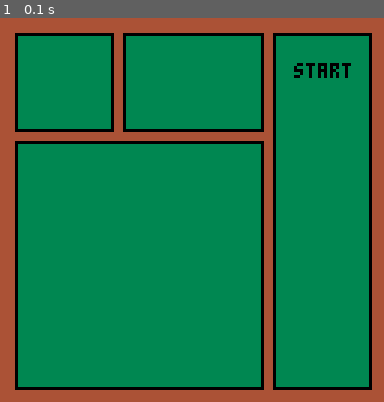
Above: before the commit, frame 1.
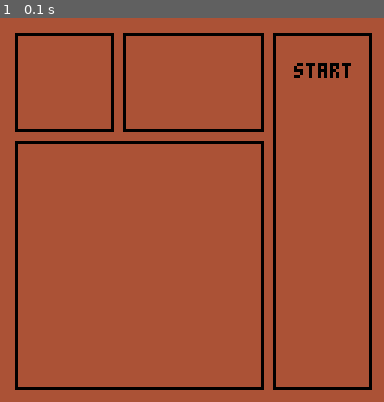
Above: after the commit, the same moment.

Repository: appellatebaton0/siege-6
Game: PICO-8 cartridge siege6.p8
Two runs of this game, one before a commit and one after it. Both use one fixed random seed, a clock stepped at 60 frames per second and the inputs below.
Inputs:
- Up to frame 1 (0.1 s): no input

The runs differ from the first frame. In frame 1, 76% of the frame differs, in the area x 4-97%, y 4-97%.

Commit message:
v0.3 - Panes
Turned each box of the layout into its own object to draw its own box.

Diff:
--- a/siege6.lua
+++ b/siege6.lua
@@ -1,29 +1,46 @@
+-- Drawing Game for Siege 6
+-- Baton0
+
+hint_pane = {
+    x=5, y=5, sx=32, sy=32,
+
+    _draw=function(this)
+        rect(this.x, this.y, this.x + this.sx, this.y + this.sy, 0)
+    end
+}
+game_pane = {
+    x=5, y=41, sx=82, sy=82,
+
+    _draw=function(this)
+        rect(this.x, this.y, this.x + this.sx, this.y + this.sy, 0)
+    end
+}
+direct_pane = {
+    x=41, y=5, sx=46, sy=32,
+
+    _draw=function(this)
+        rect(this.x, this.y, this.x + this.sx, this.y + this.sy, 0)
+    end
+}
+option_pane = {
+    x=91, y=5, sx=32, sy=118,
+
+    _draw=function(this)
+        rect(this.x, this.y, this.x + this.sx, this.y + this.sy, 0)
+    end
+}
 
 o = 3
 
 function _draw()
     cls(4)
 
-
-    canvas_size = 10
-
-    ox = 5 oy = 5 m = o
-    rectfill(ox,oy, 2 + (m * canvas_size) + ox, 2 + (m * canvas_size) + oy, 3)
-    rect(ox,oy, 2 + (m * canvas_size) + ox, 2 + (m * canvas_size) + oy, 0)
-
-    ox = 5 oy = 1 + (m * canvas_size) + (2 * ox) m = 11 - m
-    rectfill(ox,oy,2 + (m * canvas_size) + ox, 2 + (m * canvas_size) + oy,3)
-    rect(ox,oy,2 + (m * canvas_size) + ox, 2 + (m * canvas_size) + oy, 0)
-
-
-    rectfill(91, 5, 123, 123,3)
-    rect(91, 5, 123, 123, 0)
-
-    rectfill(41, 5, 87, 37,3)
-    rect(41, 5, 87, 37, 0)
-
     // ⬇️⬆️⬅️➡️ fo. future reference
 
+    hint_pane:_draw()
+    game_pane:_draw()
+    direct_pane:_draw()
+    option_pane:_draw()
 
     print("start", 98, 15, 0)
 end
